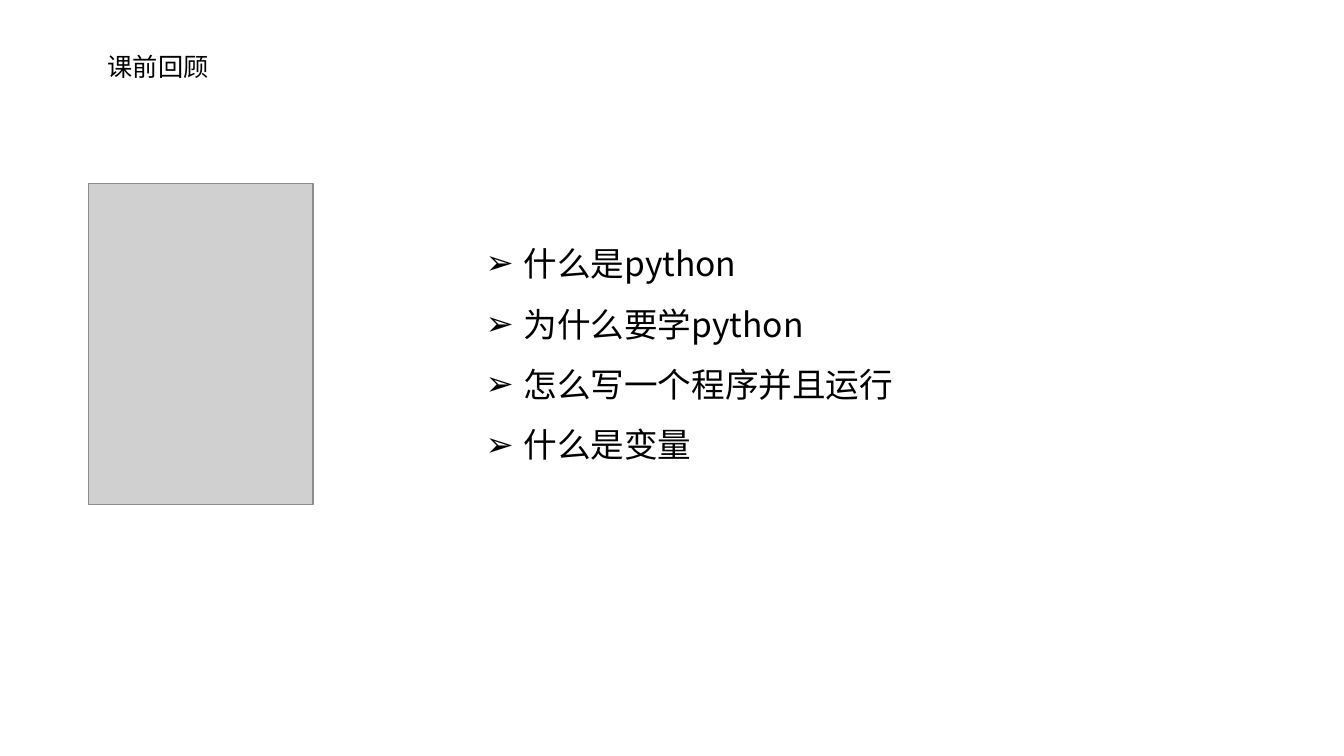
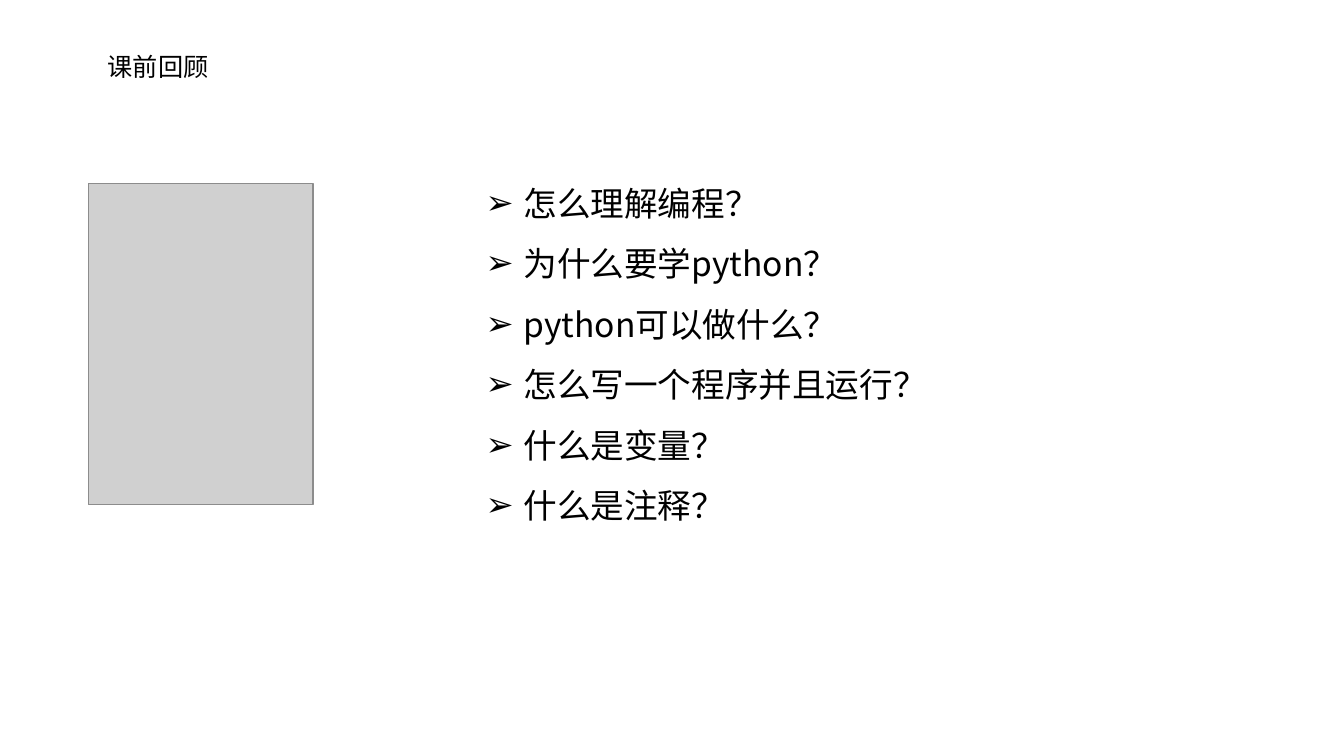
Before and after one commit to hwdeveloper/python-tutorial, a slide deck: slide 3 of 第2节课/01ppt/P1-2第二节.pptx. Drawn at 1344x756 pixels with LibreOffice and Linux fonts; fonts in the diff are those of the drawing; grey boxes stand for pictures. Boxes give left, top, right and bottom in pixels: in the first picture for what was removed or moved away, otherwise in the second. Text is boxed around its words. In the diff, an @@ line names an element or a change of style, - is before the commit and + after.

```diff
--- a/第2节课/01ppt/P1-2第二节.pptx
+++ b/第2节课/01ppt/P1-2第二节.pptx
@@ text at <box>524,187,927,521</box>: text changed @@
-➢ 什么是python
-➢ 为什么要学python
-➢ 怎么写一个程序并且运行
-➢ 什么是变量
+➢ 怎么理解编程？
+➢ 为什么要学python？
+➢ python可以做什么？
+➢ 怎么写一个程序并且运行？
+➢ 什么是变量？
+➢ 什么是注释？
```
Also in this commit, not shown: 2 other slides changed, 2 slides added, 11 other files.
